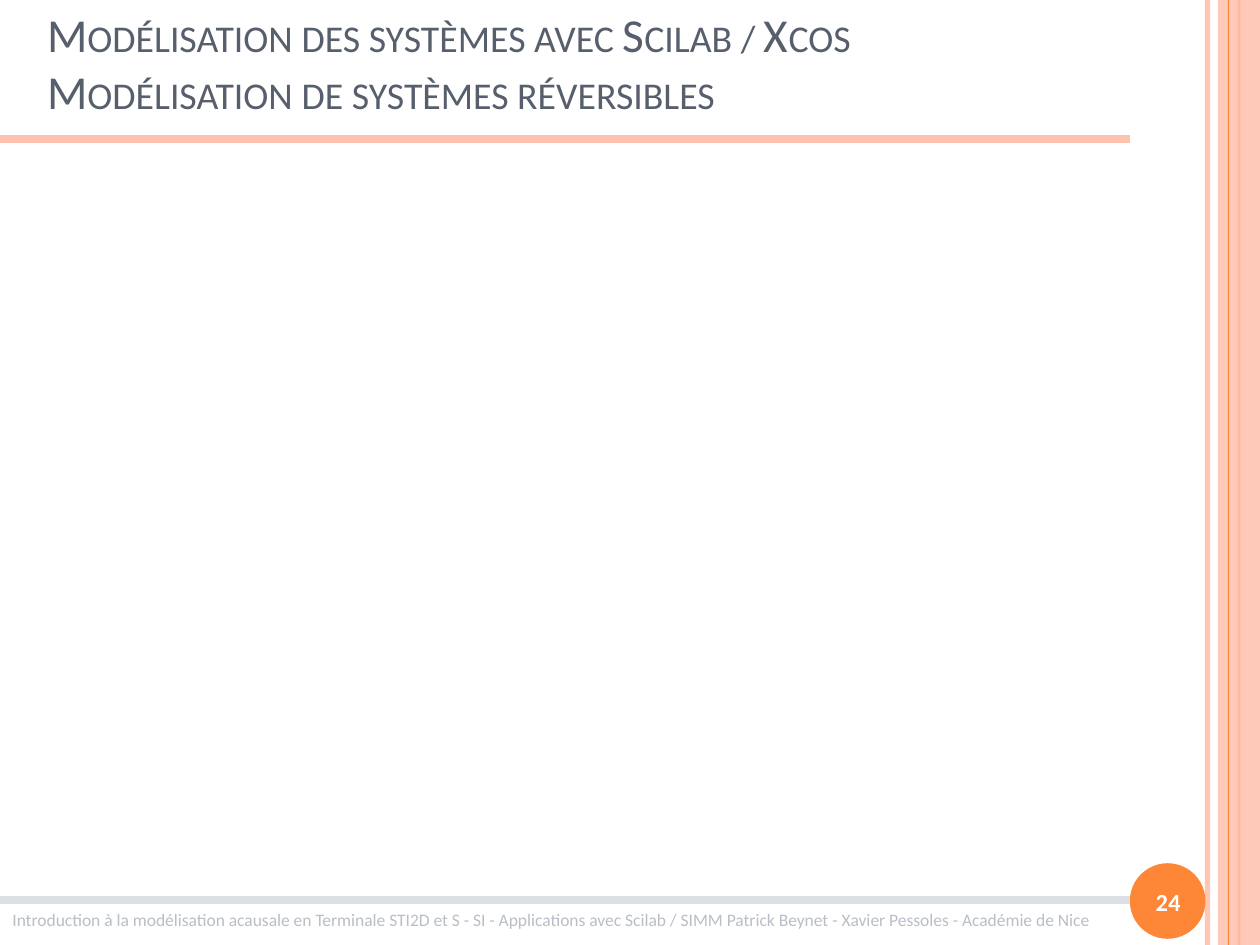
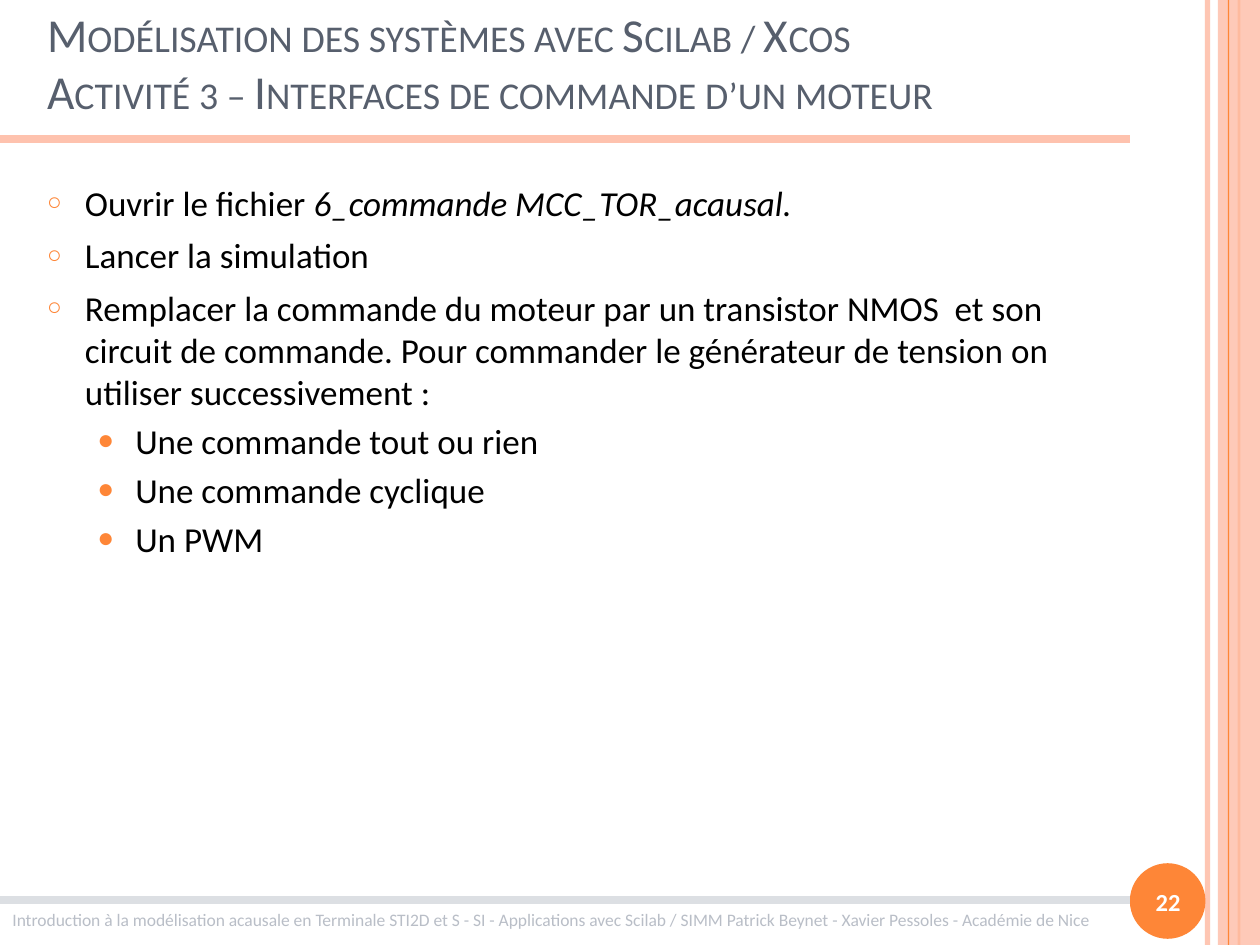
Before and after one commit to xpessoles/Formations, a slide deck: slide 22 of ModelisationMultiphysique/ModelisationMultiphysique.pptx (slide 24 before the commit). Drawn at 1260x945 pixels with LibreOffice and Linux fonts; fonts in the diff are those of the drawing. Boxes give left, top, right and bottom in pixels: in the first picture for what was removed or moved away, otherwise in the second. Text is boxed around its words. In the diff, an @@ line names an element or a change of style, - is before the commit and + after.

```diff
--- a/ModelisationMultiphysique/ModelisationMultiphysique.pptx
+++ b/ModelisationMultiphysique/ModelisationMultiphysique.pptx
@@ title at bbox=[199, 21, 933, 110]: text changed @@
-Modélisation des systèmes avec Scilab / Xcos
-Modélisation de systèmes réversibles
+Modélisation des systèmes avec Scilab / Xcos
+Activité 3 – Interfaces de commande d’un moteur
@@ text added at bbox=[85, 191, 1048, 553], 20 pt, text #000000 @@
+○ Ouvrir le fichier 6_commande MCC_TOR_acausal.
+○ Lancer la simulation
+○ Remplacer la commande du moteur par un transistor NMOS et son circuit de commande. Pour commander le générateur de tension on utiliser successivement :
+  ● Une commande tout ou rien
+  ● Une commande cyclique
+  ● Un PWM
@@ page number at bbox=[1156, 895, 1181, 911]: text changed @@
-24
+22
```
Also in this commit, not shown: 5 other slides changed, 1 slide added, 4 slides removed, 4 other files.
